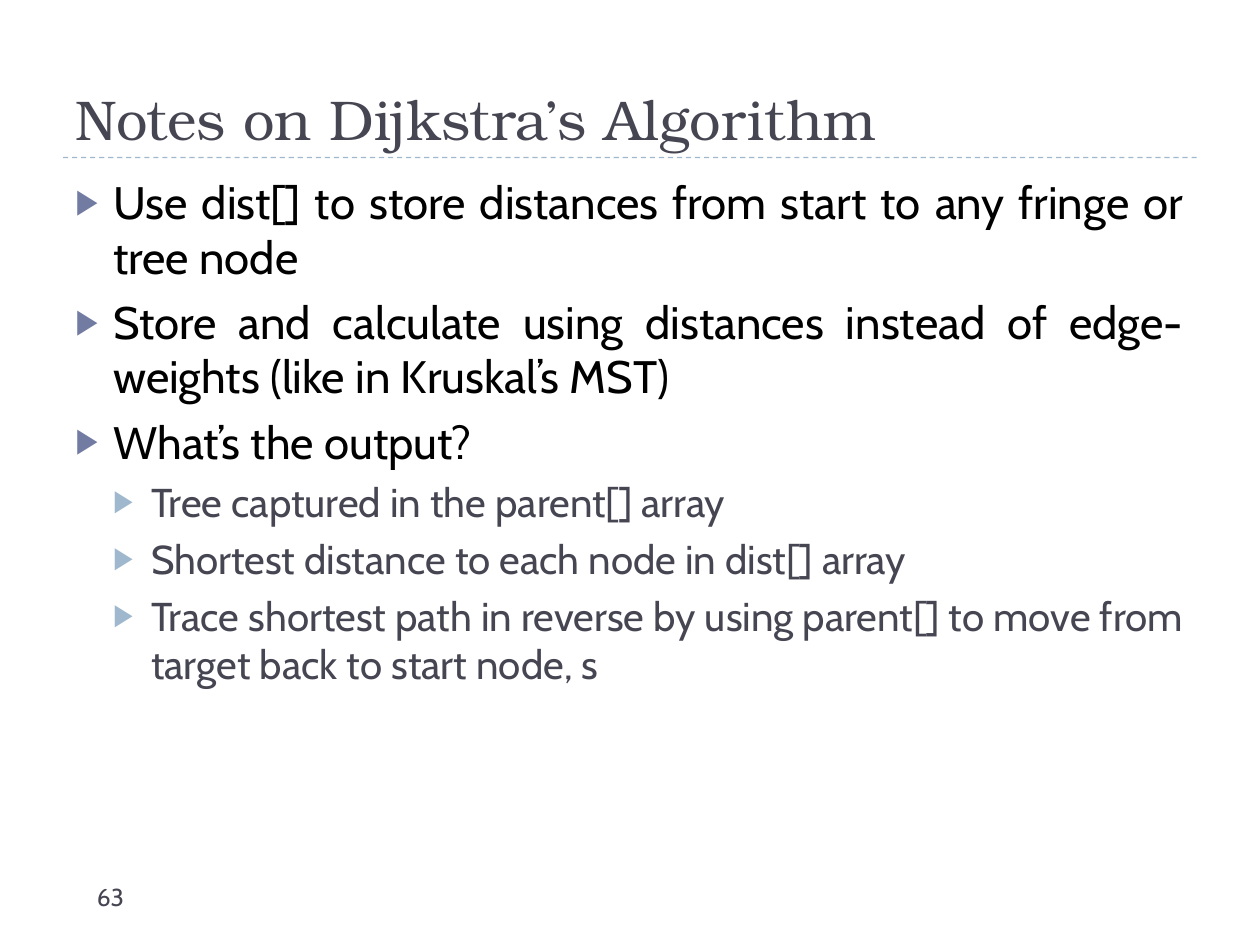
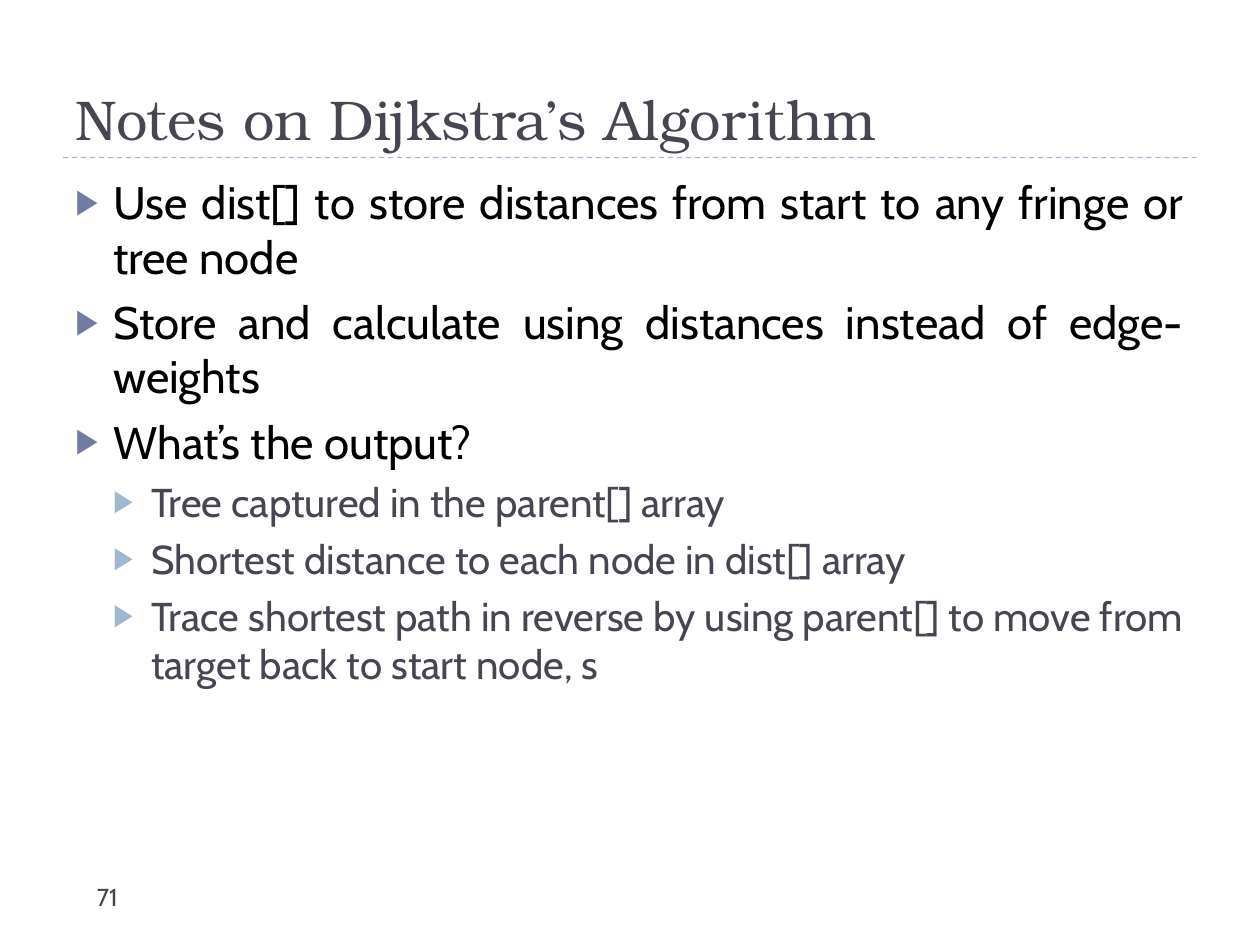
Before and after one commit to markfloryan/dsa2, a slide deck: slide 71 of slides/graphs-basic.pptx (slide 63 before the commit). Drawn at 1260x945 pixels with LibreOffice and Linux fonts; fonts in the diff are those of the drawing. Boxes give left, top, right and bottom in pixels: in the first picture for what was removed or moved away, otherwise in the second. Text is boxed around its words. In the diff, an @@ line names an element or a change of style, - is before the commit and + after.

```diff
--- a/slides/graphs-basic.pptx
+++ b/slides/graphs-basic.pptx
@@ text at box(113, 305, 1183, 404): text changed @@
-▶ Store and calculate using distances instead of edge-weights (like in Kruskal’s MST)
+▶ Store and calculate using distances instead of edge-weights
@@ page number at box(97, 889, 118, 906): text changed @@
-63
+71
```
Also in this commit, not shown: 16 other slides changed, 9 slides added, 2 slides removed, 9 other files.
